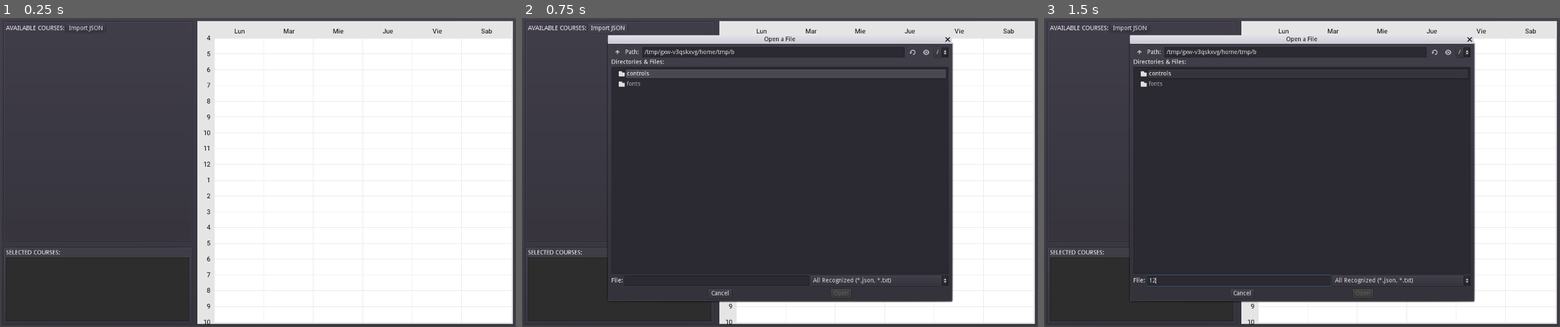
Above: before the commit, frames 1-3 (left to right).
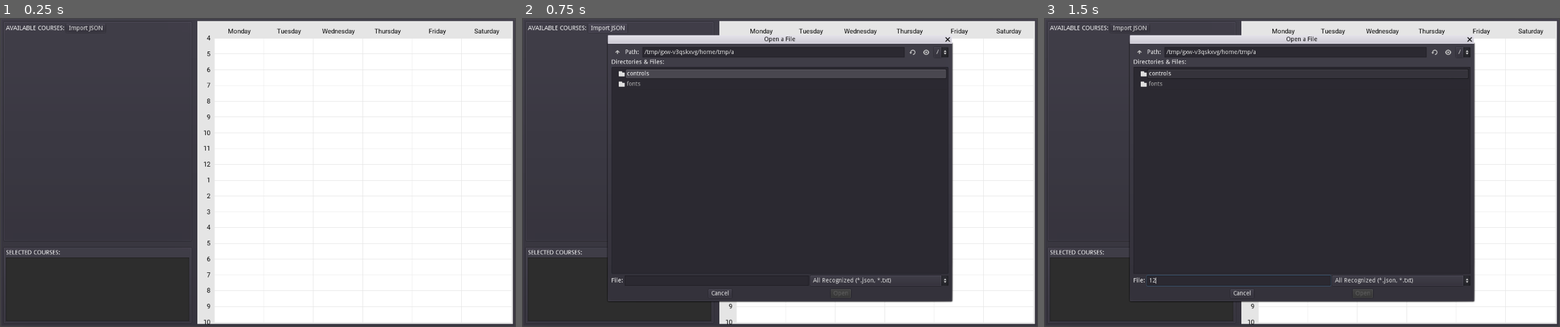
Above: after the commit, the same moments.

Repository: Woynert/course-mixer
Game: Godot game, scene res://main.tscn
Two runs of this game, one before a commit and one after it. Both use one fixed random seed, a clock stepped at 60 frames per second and the inputs below.
Inputs (mouse positions are in pixels of both pictures, inside the frame that each line leads up to):
- Up to frame 1 (0.25 s): no input
- Up to frame 2 (0.75 s): click "Import JSON" at 0.5 s
- Up to frame 3 (1.5 s): click (1240, 280) at 1.27 s; type "12" at 1.35 s

The runs differ from the first frame. In frame 1, 0.3% of the frame differs, in the area x 44-97%, y 3-6%; in frame 2, 0.3%, in the area x 40-97%, y 3-12%; in frame 3, 0.3%.

Commit message:
fix: Update day dictionary

Diff:
--- a/godot-ui/draw.gd
+++ b/godot-ui/draw.gd
@@ -10,16 +10,16 @@
 }
 
 const DAYNAME = [
-	"Lun", "Mar", "Mie", "Jue", "Vie", "Sab"
+	"Monday", "Tuesday", "Wednesday", "Thursday", "Friday", "Saturday"
 ]
 
 const DAYCODE = {
-	lun = 0,
-	mar = 1,
-	mie = 2,
-	jue = 3,
-	vie = 4,
-	sab = 5,
+	Monday = 0,
+	Tuesday = 1,
+	Wednesday = 2,
+	Thursday = 3,
+	Friday = 4,
+	Saturday = 5,
 }
 
 # estructura de una hora (array)
@@ -297,7 +297,7 @@
 			hours.append([h["day"], h["start"], h["end"]])
 
 		print(hours)
-		courses.append(create_class(c["title"], c["nrc"], hours, c["level"]))
+		courses.append(create_class(c["title"], c["nrc"], hours, str(c["level"])))
 
 	# reset selected courses
 	for i in range(activeCourses.size()):
